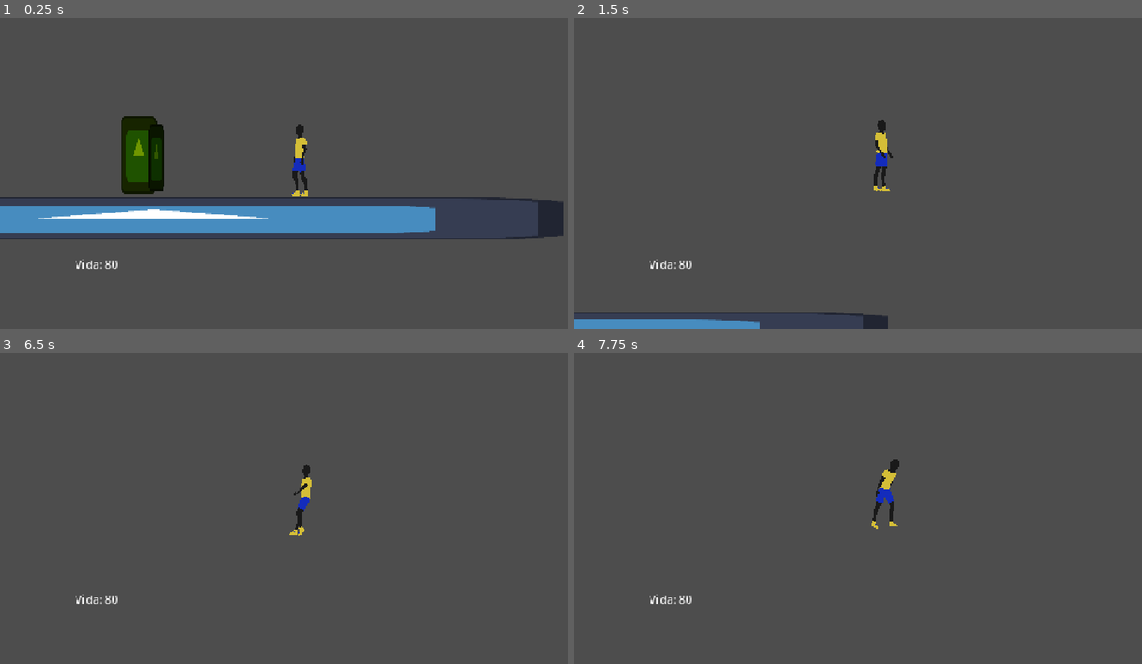
Above: before the commit, frames 1-4 (two rows, left to right).
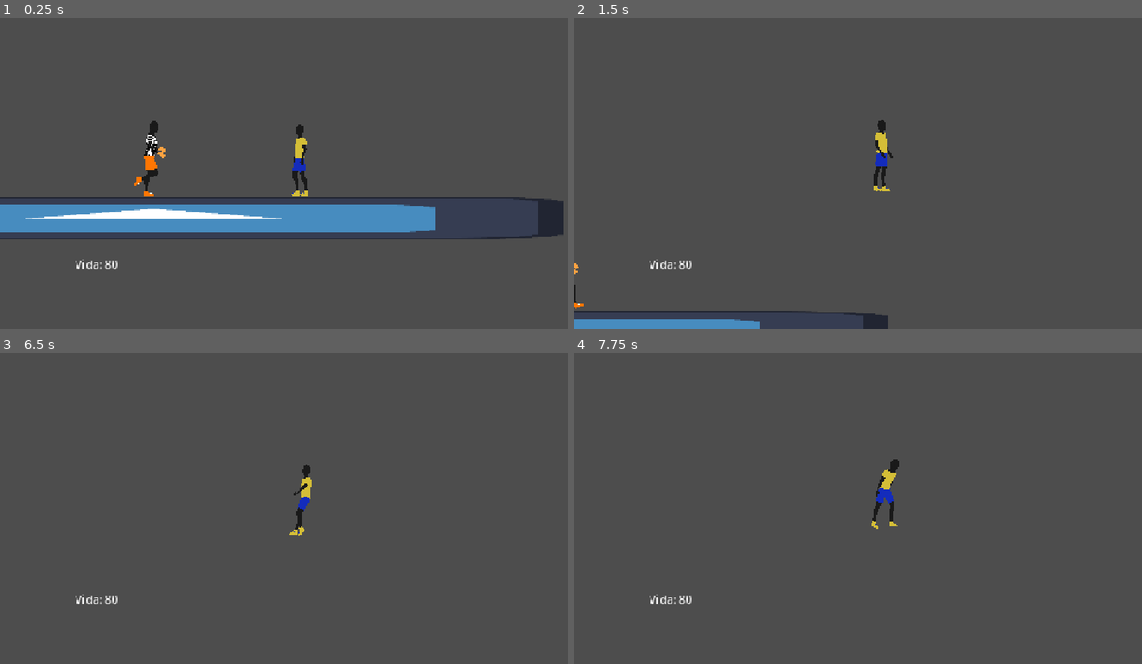
Above: after the commit, the same moments.

Repository: yGabrielT/A-Sombra-de-um-Jogador
Game: Godot game, scene res://Scenes/MainScenes/node_2d.tscn
The game is run twice, just before and just after one commit, with the same random seed, the same clock (stepped at 60 frames per second) and the same inputs. The engine's default icon, where the game draws it, is replaced by a stand-in: a white triangle on a blue panel in a dark square.
Inputs (mouse positions are in pixels of both pictures, inside the frame that each line leads up to):
- Up to frame 1 (0.25 s): no input
- Up to frame 2 (1.5 s): move the mouse to (1005, 142) at 0.52 s; hold D (right) from 0.53 s (still down); right-click (1005, 142) at 0.6 s; tap W (up) at 0.77, 0.8, 1.07, 1.35 s; move the mouse to (755, 176) at 1.27 s
- Up to frame 3 (6.5 s): tap W (up) at 1.52, 1.82, 2.3, 3.02, 3.32, 3.77, 3.8, 4.07, 4.35, 4.52, 4.82, 5.3, 6.02, 6.32 s; right-click (181, 511) at 1.55 s; move the mouse to (357, 421) at 2.02 s; release D (right) at 2.03 s; hold A (left) 2.03-2.78 s; right-click (357, 421) at 2.1 s; move the mouse to (266, 561) at 2.77 s; hold D (right) 2.78-4.28 s; click (266, 561) at 2.85 s; right-click (266, 561) at 3.05 s; move the mouse to (477, 545) at 3.52 s; right-click (477, 545) at 3.6 s; move the mouse to (119, 446) at 4.27 s; hold A (left) 4.28-5.03 s; right-click (119, 446) at 4.55 s; move the mouse to (329, 496) at 5.02 s; hold D (right) 5.03-5.78 s; right-click (329, 496) at 5.1 s; move the mouse to (210, 412) at 5.77 s; hold A (left) from 5.78 s (still down); click (210, 412) at 5.85 s; right-click (210, 412) at 6.05 s
- Up to frame 4 (7.75 s): move the mouse to (1005, 477) at 6.52 s; right-click (1005, 477) at 6.6 s; tap W (up) at 6.77, 6.8, 7.07, 7.35, 7.52 s; move the mouse to (755, 511) at 7.27 s; release A (left) at 7.28 s; hold D (right) from 7.28 s (still down); right-click (755, 511) at 7.55 s

The runs differ from the first frame. In frame 1, 2.6% of the frame differs, in the area x 0-100%, y 31-72%; in frame 2, 0.4%; in frame 3, less than 0.1%; in frame 4, nothing differs.

Commit message:
goalie done

Diff:
--- a/Scenes/InstaceableScenes/enemy2.tscn
+++ b/Scenes/InstaceableScenes/enemy2.tscn
@@ -1,30 +1,249 @@
 [gd_scene format=3 uid="uid://bxmxnrqu6f2qy"]
 
 [ext_resource type="Script" uid="uid://c1my5hdpa4p2s" path="res://Scripts/enemy_2.gd" id="1_jvskp"]
-[ext_resource type="Texture2D" uid="uid://cycd0l2yenap2" path="res://icon.svg" id="3_u7xc0"]
+[ext_resource type="Texture2D" uid="uid://crisv0h1u1hkg" path="res://Sprites/goalie/melee_attack/0001.png" id="3_ycmvt"]
+[ext_resource type="Texture2D" uid="uid://drxmcn2ttd516" path="res://Sprites/goalie/melee_attack/0002.png" id="4_ys5p4"]
+[ext_resource type="Texture2D" uid="uid://dshe5202in4n" path="res://Sprites/goalie/melee_attack/0003.png" id="5_l4rrg"]
+[ext_resource type="Texture2D" uid="uid://dj8xn8tyunxvy" path="res://Sprites/goalie/melee_attack/0004.png" id="6_302wo"]
+[ext_resource type="Texture2D" uid="uid://btyriekbtr7m0" path="res://Sprites/goalie/melee_attack/0005.png" id="7_8wkrv"]
+[ext_resource type="Texture2D" uid="uid://br5lpi2txsyq0" path="res://Sprites/goalie/melee_attack/0006.png" id="8_hc4r0"]
+[ext_resource type="Texture2D" uid="uid://cbwqelfydhnh1" path="res://Sprites/goalie/melee_attack/0007.png" id="9_y3qx4"]
+[ext_resource type="Texture2D" uid="uid://c4icko26xeih0" path="res://Sprites/goalie/melee_attack/0008.png" id="10_fkf8x"]
+[ext_resource type="Texture2D" uid="uid://bqki371qj3h62" path="res://Sprites/goalie/melee_attack/0009.png" id="11_3d6ix"]
+[ext_resource type="Texture2D" uid="uid://c2udobku7db5c" path="res://Sprites/goalie/melee_attack/0010.png" id="12_gshdf"]
+[ext_resource type="Texture2D" uid="uid://bsduvmurwik30" path="res://Sprites/goalie/melee_attack/0011.png" id="13_kquq3"]
+[ext_resource type="Texture2D" uid="uid://dmk8j1wikdk2w" path="res://Sprites/goalie/melee_attack/0012.png" id="14_54rlb"]
+[ext_resource type="Texture2D" uid="uid://mn4fwtjtv820" path="res://Sprites/goalie/melee_attack/0013.png" id="15_ytbbj"]
+[ext_resource type="Texture2D" uid="uid://crostfd4rjojy" path="res://Sprites/goalie/melee_attack/0014.png" id="16_x31xx"]
+[ext_resource type="Texture2D" uid="uid://dtnmnumox71h0" path="res://Sprites/goalie/melee_attack/0015.png" id="17_a2qyr"]
+[ext_resource type="Texture2D" uid="uid://dkugbslrj0t7v" path="res://Sprites/goalie/melee_attack/0016.png" id="18_l4nc3"]
+[ext_resource type="Texture2D" uid="uid://bxdua64ebxwgj" path="res://Sprites/goalie/melee_attack/0017.png" id="19_ilbbf"]
+[ext_resource type="Texture2D" uid="uid://disletsvw217f" path="res://Sprites/goalie/melee_attack/0018.png" id="20_vyked"]
+[ext_resource type="Texture2D" uid="uid://cbygm2ubbrnvs" path="res://Sprites/goalie/melee_attack/0019.png" id="21_qq2q0"]
+[ext_resource type="Texture2D" uid="uid://csc8toe8c0eli" path="res://Sprites/goalie/melee_attack/0020.png" id="22_nk0hi"]
+[ext_resource type="Texture2D" uid="uid://dfe3xepnjrb32" path="res://Sprites/goalie/melee_attack/0021.png" id="23_jw1et"]
+[ext_resource type="Texture2D" uid="uid://dd50u7ypd5g2" path="res://Sprites/goalie/melee_attack/0022.png" id="24_fo2so"]
+[ext_resource type="Texture2D" uid="uid://dtjecewv4be46" path="res://Sprites/goalie/melee_attack/0023.png" id="25_t4i6w"]
+[ext_resource type="Texture2D" uid="uid://cxey5ce4us3d6" path="res://Sprites/goalie/melee_attack/0024.png" id="26_d37f1"]
+[ext_resource type="Texture2D" uid="uid://buprw6a8qulda" path="res://Sprites/goalie/walk_cycle/0001.png" id="27_q4ksd"]
+[ext_resource type="Texture2D" uid="uid://dc1usqyd3igki" path="res://Sprites/goalie/walk_cycle/0002.png" id="28_s2byp"]
+[ext_resource type="Texture2D" uid="uid://dhsoypxxdneu4" path="res://Sprites/goalie/walk_cycle/0003.png" id="29_qq0fa"]
+[ext_resource type="Texture2D" uid="uid://bm0v7uytwby8r" path="res://Sprites/goalie/walk_cycle/0004.png" id="30_3qjob"]
+[ext_resource type="Texture2D" uid="uid://c3uagpkp4imrp" path="res://Sprites/goalie/walk_cycle/0005.png" id="31_ymidt"]
+[ext_resource type="Texture2D" uid="uid://dtqgl8lktcgpa" path="res://Sprites/goalie/walk_cycle/0006.png" id="32_ub54j"]
+[ext_resource type="Texture2D" uid="uid://deoi4x5idwubt" path="res://Sprites/goalie/walk_cycle/0007.png" id="33_84gmq"]
+[ext_resource type="Texture2D" uid="uid://dg18si7femnlh" path="res://Sprites/goalie/walk_cycle/0008.png" id="34_ooqji"]
+[ext_resource type="Texture2D" uid="uid://oqsqjk37llq3" path="res://Sprites/goalie/walk_cycle/0009.png" id="35_7vnqv"]
+[ext_resource type="Texture2D" uid="uid://bm6wllykok0h5" path="res://Sprites/goalie/walk_cycle/0010.png" id="36_4yv0n"]
+[ext_resource type="Texture2D" uid="uid://cd8lvxf1cjpfq" path="res://Sprites/goalie/walk_cycle/0011.png" id="37_k2xsw"]
+[ext_resource type="Texture2D" uid="uid://crbj7bs675qag" path="res://Sprites/goalie/walk_cycle/0012.png" id="38_857cb"]
+[ext_resource type="Texture2D" uid="uid://dftj1bcsn13pw" path="res://Sprites/goalie/walk_cycle/0013.png" id="39_vvwbf"]
+[ext_resource type="Texture2D" uid="uid://cnk1w2v5v11y4" path="res://Sprites/goalie/walk_cycle/0014.png" id="40_kqve1"]
+[ext_resource type="Texture2D" uid="uid://b3ysrdo5ffb48" path="res://Sprites/goalie/walk_cycle/0015.png" id="41_xm40u"]
+[ext_resource type="Texture2D" uid="uid://dyxn2uxd7fuvy" path="res://Sprites/goalie/walk_cycle/0016.png" id="42_ggmwx"]
+[ext_resource type="Texture2D" uid="uid://bhefyd5ym1u4k" path="res://Sprites/goalie/walk_cycle/0017.png" id="43_v4s5n"]
+[ext_resource type="Texture2D" uid="uid://crbljj58hwisn" path="res://Sprites/goalie/walk_cycle/0018.png" id="44_rfxba"]
+[ext_resource type="Texture2D" uid="uid://fgmq6ibx2b2o" path="res://Sprites/goalie/walk_cycle/0019.png" id="45_hnw8s"]
+[ext_resource type="Texture2D" uid="uid://djuu0f1fo8mly" path="res://Sprites/goalie/walk_cycle/0020.png" id="46_gluyu"]
+[ext_resource type="Texture2D" uid="uid://dyj63o0j30vsw" path="res://Sprites/goalie/walk_cycle/0021.png" id="47_lifvw"]
+[ext_resource type="Texture2D" uid="uid://bkvasn37w787l" path="res://Sprites/goalie/walk_cycle/0022.png" id="48_7bhxw"]
+[ext_resource type="Texture2D" uid="uid://c47n734ihype" path="res://Sprites/goalie/walk_cycle/0023.png" id="49_0ve2m"]
+[ext_resource type="Texture2D" uid="uid://bn1t323aixm2w" path="res://Sprites/goalie/walk_cycle/0024.png" id="50_o71hl"]
+[ext_resource type="Texture2D" uid="uid://dqy8swx34o1qo" path="res://Sprites/goalie/walk_cycle/0025.png" id="51_jgmva"]
 
 [sub_resource type="RectangleShape2D" id="RectangleShape2D_mwujb"]
-size = Vector2(52, 116)
+size = Vector2(95, 122)
+
+[sub_resource type="SpriteFrames" id="SpriteFrames_g4v7s"]
+animations = [{
+"frames": [{
+"duration": 1.0,
+"texture": ExtResource("3_ycmvt")
+}, {
+"duration": 1.0,
+"texture": ExtResource("4_ys5p4")
+}, {
+"duration": 1.0,
+"texture": ExtResource("5_l4rrg")
+}, {
+"duration": 1.0,
+"texture": ExtResource("6_302wo")
+}, {
+"duration": 1.0,
+"texture": ExtResource("7_8wkrv")
+}, {
+"duration": 1.0,
+"texture": ExtResource("8_hc4r0")
+}, {
+"duration": 1.0,
+"texture": ExtResource("9_y3qx4")
+}, {
+"duration": 1.0,
+"texture": ExtResource("10_fkf8x")
+}, {
+"duration": 1.0,
+"texture": ExtResource("11_3d6ix")
+}, {
+"duration": 1.0,
+"texture": ExtResource("12_gshdf")
+}, {
+"duration": 1.0,
+"texture": ExtResource("13_kquq3")
+}, {
+"duration": 1.0,
+"texture": ExtResource("14_54rlb")
+}, {
+"duration": 1.0,
+"texture": ExtResource("15_ytbbj")
+}, {
+"duration": 1.0,
+"texture": ExtResource("16_x31xx")
+}, {
+"duration": 1.0,
+"texture": ExtResource("17_a2qyr")
+}, {
+"duration": 1.0,
+"texture": ExtResource("18_l4nc3")
+}, {
+"duration": 1.0,
+"texture": ExtResource("19_ilbbf")
+}, {
+"duration": 1.0,
+"texture": ExtResource("20_vyked")
+}, {
+"duration": 1.0,
+"texture": ExtResource("21_qq2q0")
+}, {
+"duration": 1.0,
+"texture": ExtResource("22_nk0hi")
+}, {
+"duration": 1.0,
+"texture": ExtResource("23_jw1et")
+}, {
+"duration": 1.0,
+"texture": ExtResource("24_fo2so")
+}, {
+"duration": 1.0,
+"texture": ExtResource("25_t4i6w")
+}, {
+"duration": 1.0,
+"texture": ExtResource("26_d37f1")
+}],
+"loop": 1,
+"name": &"melee_attack",
+"speed": 24.0
+}, {
+"frames": [{
+"duration": 1.0,
+"texture": ExtResource("27_q4ksd")
+}, {
+"duration": 1.0,
+"texture": ExtResource("28_s2byp")
+}, {
+"duration": 1.0,
+"texture": ExtResource("29_qq0fa")
+}, {
+"duration": 1.0,
+"texture": ExtResource("30_3qjob")
+}, {
+"duration": 1.0,
+"texture": ExtResource("31_ymidt")
+}, {
+"duration": 1.0,
+"texture": ExtResource("32_ub54j")
+}, {
+"duration": 1.0,
+"texture": ExtResource("33_84gmq")
+}, {
+"duration": 1.0,
+"texture": ExtResource("34_ooqji")
+}, {
+"duration": 1.0,
+"texture": ExtResource("35_7vnqv")
+}, {
+"duration": 1.0,
+"texture": ExtResource("36_4yv0n")
+}, {
+"duration": 1.0,
+"texture": ExtResource("37_k2xsw")
+}, {
+"duration": 1.0,
+"texture": ExtResource("38_857cb")
+}, {
+"duration": 1.0,
+"texture": ExtResource("39_vvwbf")
+}, {
+"duration": 1.0,
+"texture": ExtResource("40_kqve1")
+}, {
+"duration": 1.0,
+"texture": ExtResource("41_xm40u")
+}, {
+"duration": 1.0,
+"texture": ExtResource("42_ggmwx")
+}, {
+"duration": 1.0,
+"texture": ExtResource("43_v4s5n")
+}, {
+"duration": 1.0,
+"texture": ExtResource("44_rfxba")
+}, {
+"duration": 1.0,
+"texture": ExtResource("45_hnw8s")
+}, {
+"duration": 1.0,
+"texture": ExtResource("46_gluyu")
+}, {
+"duration": 1.0,
+"texture": ExtResource("47_lifvw")
+}, {
+"duration": 1.0,
+"texture": ExtResource("48_7bhxw")
+}, {
+"duration": 1.0,
+"texture": ExtResource("49_0ve2m")
+}, {
+"duration": 1.0,
+"texture": ExtResource("50_o71hl")
+}, {
+"duration": 1.0,
+"texture": ExtResource("51_jgmva")
+}],
+"loop": 1,
+"name": &"walk_cycle",
+"speed": 24.0
+}]
+
+[sub_resource type="RectangleShape2D" id="RectangleShape2D_p4idi"]
+size = Vector2(95, 136)
 
 [node name="Enemy2" type="CharacterBody2D" unique_id=990431236]
 collision_layer = 2
 collision_mask = 12
 script = ExtResource("1_jvskp")
+speed = 100
 
 [node name="CollisionShape2D" type="CollisionShape2D" parent="." unique_id=582716315]
+position = Vector2(-1.5, -4)
 shape = SubResource("RectangleShape2D_mwujb")
-
-[node name="Icon" type="Sprite2D" parent="." unique_id=1710925286]
-modulate = Color(0.43628728, 0.58721334, 0, 1)
-scale = Vector2(0.40625, 0.859375)
-texture = ExtResource("3_u7xc0")
-
-[node name="Icon" type="Sprite2D" parent="Icon" unique_id=947950936]
-modulate = Color(0.45189482, 0.58288884, 1.92523e-07, 1)
-position = Vector2(61.538464, 5.818182)
-scale = Vector2(0.40625, 0.859375)
-texture = ExtResource("3_u7xc0")
 
 [node name="RayCast2D" type="RayCast2D" parent="." unique_id=156713887]
 target_position = Vector2(75, 0)
 collision_mask = 5
+hit_from_inside = true
+
+[node name="AnimatedSprite2D" type="AnimatedSprite2D" parent="." unique_id=15574101]
+scale = Vector2(0.9, 0.9)
+sprite_frames = SubResource("SpriteFrames_g4v7s")
+animation = &"walk_cycle"
+frame_progress = 0.24132796
+
+[node name="Area2D" type="Area2D" parent="." unique_id=173414443]
+collision_layer = 0
+collision_mask = 12
+
+[node name="CollisionShape2D" type="CollisionShape2D" parent="Area2D" unique_id=442090779]
+position = Vector2(-1.5, 3)
+shape = SubResource("RectangleShape2D_p4idi")
+
+[connection signal="body_entered" from="Area2D" to="." method="_on_body_entered"]
--- a/Scenes/InstaceableScenes/player.tscn
+++ b/Scenes/InstaceableScenes/player.tscn
@@ -114,7 +114,7 @@
 
 [sub_resource type="CapsuleShape2D" id="CapsuleShape2D_g4v7s"]
 radius = 18.0
-height = 106.0
+height = 104.0
 
 [sub_resource type="Animation" id="Animation_p4k0b"]
 length = 0.001
@@ -794,7 +794,7 @@
 states/walk/node = SubResource("AnimationNodeAnimation_p4k0b")
 states/walk/position = Vector2(295, 43)
 transitions = ["idle", "walk", SubResource("AnimationNodeStateMachineTransition_2quun"), "walk", "idle", SubResource("A …(1184 unchanged characters)…
-graph_offset = Vector2(34.713715, 32)
+graph_offset = Vector2(-23.286285, 56)
 
 [node name="Player" type="CharacterBody2D" unique_id=1071459687 node_paths=PackedStringArray("camera")]
 collision_layer = 4
--- a/Scripts/enemy_2.gd
+++ b/Scripts/enemy_2.gd
@@ -3,29 +3,34 @@
 @export var shoot_cooldown := 1
 @export var card_scene : PackedScene
 @export var health := 100
+@export var speed := 60
+
 @onready var raycast := $RayCast2D
+@onready var sprite := $AnimatedSprite2D
 var can_melee := true
 var melee_timer : float
 var can_walk := true
 var direction = 1
+var initial_target_pos : Vector2
+var can_jump = true
 
 # Called when the node enters the scene tree for the first time.
 func _ready() -> void:
-	pass # Replace with function body.
+	initial_target_pos = raycast.target_position
 
 
 # Called every frame. 'delta' is the elapsed time since the previous frame.
 func _physics_process(delta: float) -> void:
-	if Global.game_controller.player.global_position.x < self.global_position.x:
-		self.scale.x = -1
-		direction = -1
-		if can_melee:
-			velocity.x = -40
+	print(can_jump)
+	velocity.y += 2.5
+	if is_on_floor():
+		can_jump = true
 	else:
-		direction = 1
-		self.scale.x = 1
-		if can_melee:
-			velocity.x = 40
+		can_jump = false
+	if Global.game_controller.player.global_position.x > self.global_position.x:
+		handle_movement(1)
+	if Global.game_controller.player.global_position.x <= self.global_position.x:
+		handle_movement(-1)
 	if raycast.get_collider() != null && raycast.get_collider().name == "Player":
 		if can_melee:
 			can_melee = false
@@ -37,8 +42,19 @@
 	move_and_slide()
 
 
+
+func handle_movement(cur_direction : int):
+
+	if can_melee:
+		direction = cur_direction
+		sprite.flip_h = true if cur_direction == -1 else false
+		raycast.target_position = -initial_target_pos if cur_direction == -1 else initial_target_pos
+		sprite.play("walk_cycle")
+		velocity.x = -speed if cur_direction == -1 else speed
+	else:
+		jump_to_attack()
+
 func melee(delta):
-
 	if !can_melee:
 		if melee_timer < shoot_cooldown:
 			melee_timer += delta
@@ -47,8 +63,15 @@
 			melee_timer = 0
 
 
+func jump_to_attack():
+	velocity.x = -speed * 2 if direction == -1 else speed * 2
+	if can_jump:
+		velocity.y = -75
+	sprite.play("melee_attack")
+
 
 func _on_body_entered(body: Node2D) -> void:
 	if body.name == "Ball":
+		sprite.play("melee_attack")
 		health -= 35
 		body.queue_free()
Renamed: Sprites/goalie/meele_attack/0001.png -> Sprites/goalie/melee_attack/0001.png
Not shown, changed: Sprites/goalie/melee_attack/0001.png.import
Renamed: Sprites/goalie/meele_attack/0002.png -> Sprites/goalie/melee_attack/0002.png
Not shown, changed: Sprites/goalie/melee_attack/0002.png.import
Renamed: Sprites/goalie/meele_attack/0003.png -> Sprites/goalie/melee_attack/0003.png
Not shown, changed: Sprites/goalie/melee_attack/0003.png.import
Renamed: Sprites/goalie/meele_attack/0004.png -> Sprites/goalie/melee_attack/0004.png
Not shown, changed: Sprites/goalie/melee_attack/0004.png.import
Renamed: Sprites/goalie/meele_attack/0005.png -> Sprites/goalie/melee_attack/0005.png
Not shown, changed: Sprites/goalie/melee_attack/0005.png.import
Renamed: Sprites/goalie/meele_attack/0006.png -> Sprites/goalie/melee_attack/0006.png
Not shown, changed: Sprites/goalie/melee_attack/0006.png.import
(and 36 more such lines)
